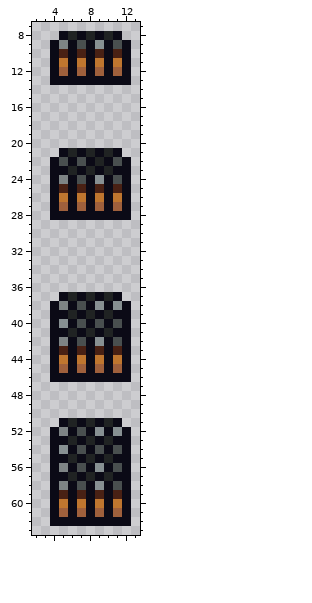
Two states of a pixel-art sprite, TFlippy_TerritoryControl_Core_Dev/Entities/Materials/Ammunition/Material_GatlingAmmo.png. That is the earlier state.
The file is 16x64 pixels. Shown: x 2..13, y 7..63. The old version is drawn lined up with the new one.
The result:
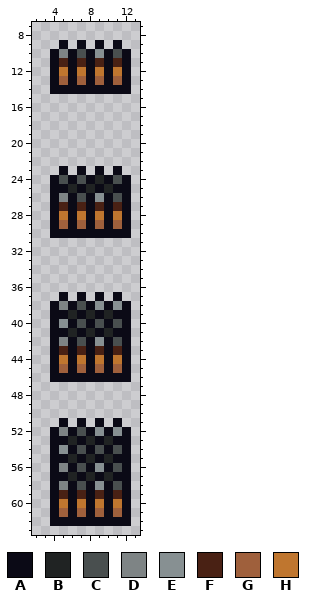
Palette (. is transparent): A #0b0a16  B #202323  C #494f4f  D #7e8485  E #879092  F #492114  G #9f603c  H #bf762f
Changes in this commit:
{"change": "whole drawing moved by +0,+3 (the old picture is shown already moved)"}
{"y":8,"x":5,"old":"ABABABA","new":"......."}
{"y":9,"x":4,"old":"ADACAEACA","new":".A.A.A.A."}
{"y":10,"x":5,"old":"F","new":"D"}
{"y":10,"x":7,"old":"F","new":"C"}
{"y":10,"x":9,"old":"F","new":"E"}
{"y":10,"x":11,"old":"F","new":"C"}
{"y":11,"x":5,"old":"H","new":"F"}
{"y":11,"x":7,"old":"H","new":"F"}
{"y":11,"x":9,"old":"H","new":"F"}
{"y":11,"x":11,"old":"H","new":"F"}
{"y":12,"x":5,"old":"G","new":"H"}
{"y":12,"x":7,"old":"G","new":"H"}
{"y":12,"x":9,"old":"G","new":"H"}
{"y":12,"x":11,"old":"G","new":"H"}
{"y":13,"x":5,"old":"A","new":"G"}
{"y":13,"x":7,"old":"A","new":"G"}
{"y":13,"x":9,"old":"A","new":"G"}
{"y":13,"x":11,"old":"A","new":"G"}
{"y":14,"x":4,"old":".........","new":"AAAAAAAAA"}
{"y":21,"x":5,"old":"ABABABA","new":"......."}
{"y":22,"x":4,"old":"ACACABACA","new":"........."}
{"y":23,"x":4,"old":"A","new":"."}
{"y":23,"x":6,"old":"B","new":"."}
{"y":23,"x":8,"old":"B","new":"."}
{"y":23,"x":10,"old":"B","new":"."}
{"y":23,"x":12,"old":"A","new":"."}
{"y":24,"x":5,"old":"D","new":"C"}
{"y":24,"x":9,"old":"E","new":"B"}
{"y":25,"x":5,"old":"FAFAFAF","new":"ABABABA"}
{"y":26,"x":5,"old":"H","new":"D"}
{"y":26,"x":7,"old":"H","new":"C"}
{"y":26,"x":9,"old":"H","new":"E"}
{"y":26,"x":11,"old":"H","new":"C"}
{"y":27,"x":5,"old":"G","new":"F"}
{"y":27,"x":7,"old":"G","new":"F"}
{"y":27,"x":9,"old":"G","new":"F"}
{"y":27,"x":11,"old":"G","new":"F"}
{"y":28,"x":5,"old":"A","new":"H"}
{"y":28,"x":7,"old":"A","new":"H"}
{"y":28,"x":9,"old":"A","new":"H"}
{"y":28,"x":11,"old":"A","new":"H"}
{"y":29,"x":4,"old":".........","new":"AGAGAGAGA"}
{"y":30,"x":4,"old":".........","new":"AAAAAAAAA"}
{"y":37,"x":6,"old":"B","new":"."}
{"y":37,"x":8,"old":"B","new":"."}
{"y":37,"x":10,"old":"B","new":"."}
{"y":51,"x":6,"old":"B","new":"."}
{"y":51,"x":8,"old":"B","new":"."}
{"y":51,"x":10,"old":"B","new":"."}
